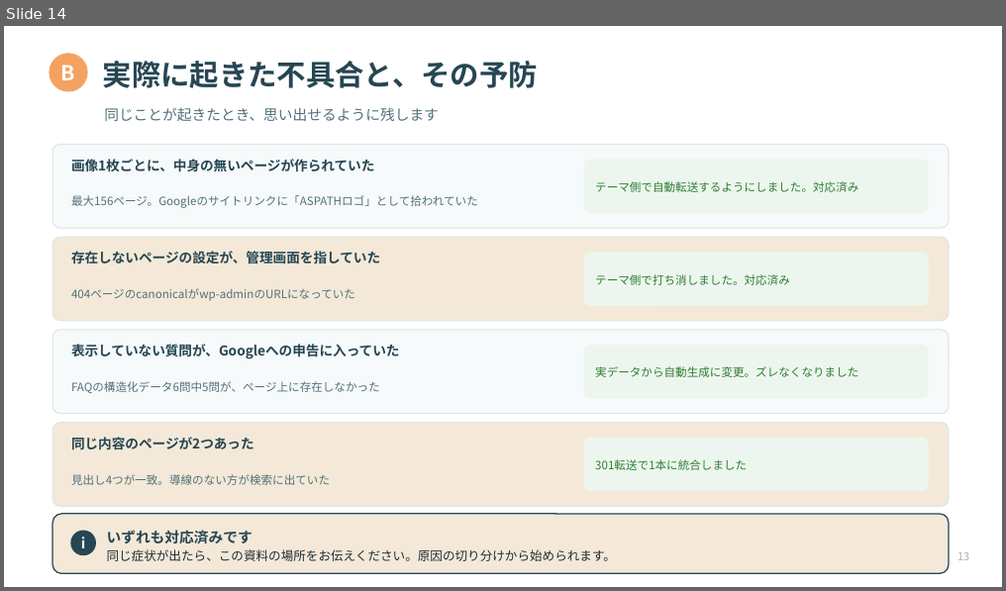
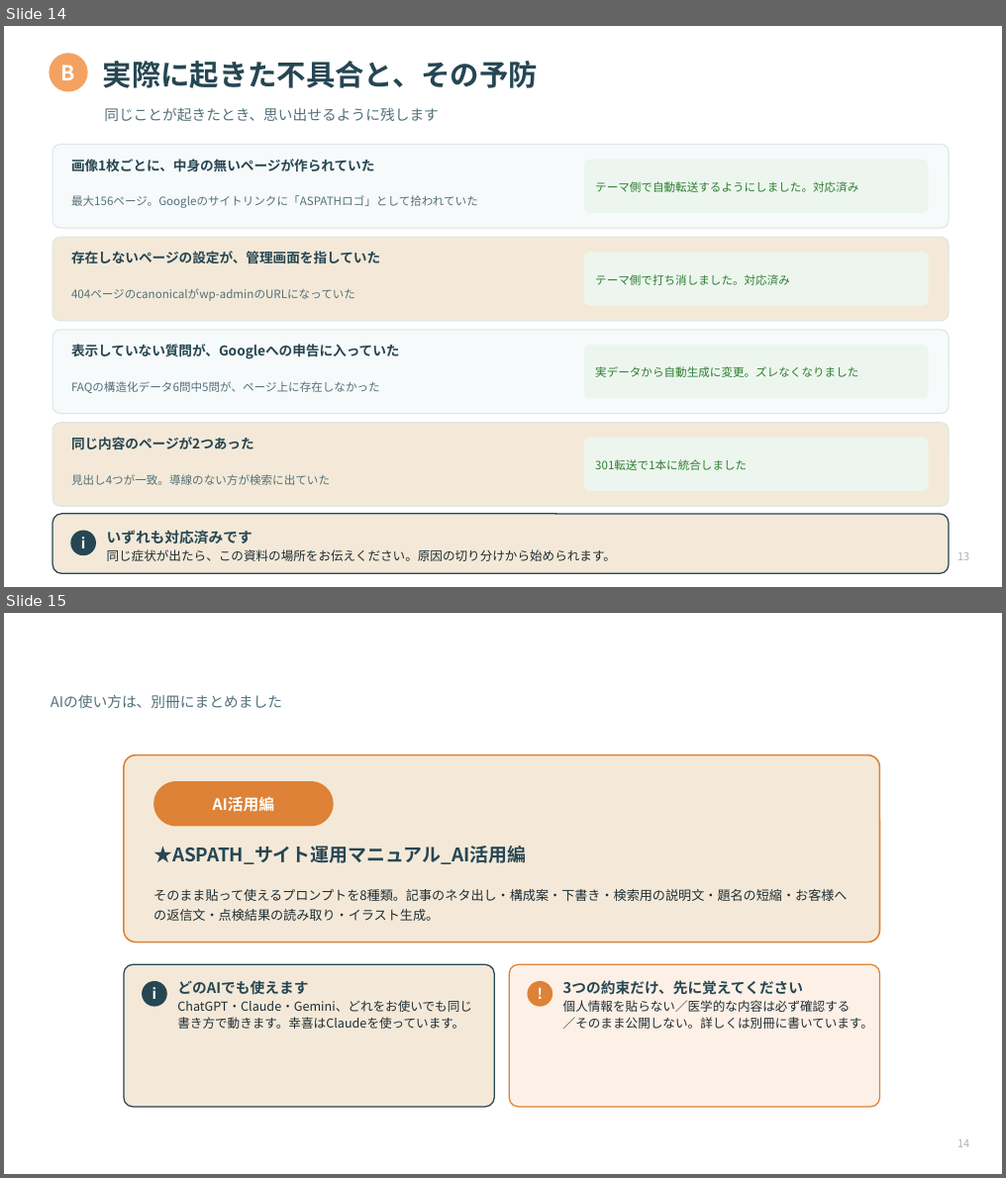
Before and after one commit to Kkenjis/dev-aspath-life, a slide deck: _wp移行素材/★引継ぎ資料/★ASPATH_サイト運用マニュアル_応用編.pptx. Shown one above the other, each under a label of ours: slide 14 before the commit, slides 14 and 15 after it. The pictures are 1006x591 and 1006x1178 pixels, drawn with LibreOffice and Linux fonts; fonts in the diff are those of the drawing. Boxes give left, top, right and bottom in pixels: in the first picture for what was removed or moved away, otherwise in the second. Text is boxed around its words. In the diff, an @@ line names an element or a change of style, - is before the commit and + after.

Commit message:
AI活用編を独立1冊化（14枚・プロンプト8種）。応用編を16枚にスリム化し索引を8冊に更新

```diff
--- a/_wp移行素材/★引継ぎ資料/★ASPATH_サイト運用マニュアル_応用編.pptx
+++ b/_wp移行素材/★引継ぎ資料/★ASPATH_サイト運用マニュアル_応用編.pptx
@@ slide 15 added at (4, 613, 1002, 1174), background #FFFFFF @@
@@ text added at (51, 694, 282, 708), 14 pt, text #52707A @@
+AIの使い方は、別冊にまとめました
@@ rounded rectangle added at (124, 756, 880, 943), fill #F4E9D8, outline #DD8236 1.5 pt @@
@@ rounded rectangle added at (153, 781, 334, 827), fill #DD8236 @@
@@ text added at (213, 796, 275, 812), 15 pt, text #FFFFFF, bold @@
+AI活用編
@@ text added at (153, 846, 526, 864), 18 pt, text #264653, bold @@
+★ASPATH_サイト運用マニュアル_AI活用編
@@ text added at (153, 889, 846, 921), 12.5 pt, text #1E2D34 @@
+そのまま貼って使えるプロンプトを8種類。記事のネタ出し・構成案・下書き・検索用の説明文・題名の短縮・お客様への返信文・点検結果の読み取り・イラスト生成。
@@ rounded rectangle added at (124, 964, 494, 1107), fill #F4E9D8, outline #264653 1.2 pt @@
@@ rounded rectangle added at (509, 964, 880, 1107), fill #FDF0E6, outline #DD8236 1.2 pt @@
@@ ellipse added at (142, 981, 167, 1007), fill #264653 @@
@@ text added at (152, 987, 156, 999), 14 pt, text #FFFFFF, bold @@
+i
@@ text added at (177, 980, 472, 1029), 12 pt, text #1E2D34 @@
+どのAIでも使えます
+ChatGPT・Claude・Gemini、どれをお使いでも同じ書き方で動きます。幸喜はClaudeを使っています。
@@ ellipse added at (528, 981, 552, 1007), fill #DD8236 @@
@@ text added at (528, 981, 552, 1007), 14 pt, text #FFFFFF, bold @@
+!
@@ text added at (563, 980, 873, 1029), 12 pt, text #1E2D34 @@
+3つの約束だけ、先に覚えてください
+個人情報を貼らない／医学的な内容は必ず確認する／そのまま公開しない。詳しくは別冊に書いています。
@@ text added at (957, 1140, 969, 1148), 10.5 pt, text #A8B4B8 @@
+14
```
Also in this commit, not shown: 3 slides changed, 10 slides removed, 8 other files.
